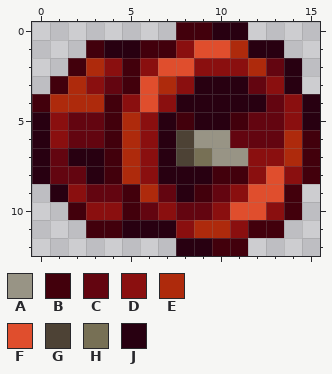
A pixel-art sprite gets an edit: Content/Items/Yoyos/Code3.png. That is the earlier state.
The file is 32x26 pixels, drawn in blocks of 2x2; one block is one cell here.
Palette (. is transparent): A #989485  B #42000c  C #630510  D #8a0f0f  E #ae2a0c  F #e04e2d  G #4d4235  H #777055  J #280011
Pixels before, first column x 0:
 0 ........BBJJ....
 1 ...BJJBBDFFEJJ..
 2 ..BEDBDFFDDDECJ.
 3 .BEDCBFEDJJJCDJ.
 4 BEEEBDFDJJJJJCDJ
 5 JDCCBEDJBJJBCCDJ
 6 JDCCBEDJGAACCCEB
 7 JCJJBEDJGHAADDEB
 8 JCCJBEDJJJBBDFDB
 9 .JDCCBECJBCDFFB.
10 ..BDDBCDCCDFFDB.
11 ...BBJJJDEEDBB..
12 ........JJBB....
After the commit:
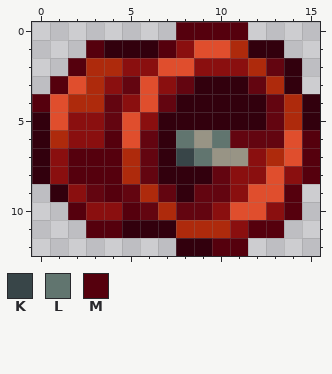
Colours new in this view: K #384548  L #61756f  M #55000d
Changes in this commit:
colour J: #280011 -> #32000d
y 0: x 8..11 BBJJ -> MMMM
y 1: x 3 B -> M; x 6..7 BB -> JM
y 2: x 2 B -> M; x 4..5 DB -> ED
y 3: x 1..5 BEDCB -> MFEDC; x 7..8 ED -> DC; x 13 D -> E
y 4: x 0..1 BE -> MF; x 4 B -> C; x 7 D -> C; x 14 D -> E
y 5: x 1..5 DCCBE -> FDDCF; x 8 B -> J; x 11..12 BC -> JJ; x 14 D -> E
y 6: x 1..6 DCCBED -> EDDMFC; x 8 G -> L; x 10 A -> L; x 14..15 EB -> FM
y 7: x 1..4 CJJB -> DMMM; x 6 D -> C; x 8..9 GH -> KL; x 13..15 DEB -> EFM
y 8: x 1..4 CCJB -> DMMM; x 6 D -> C; x 10..11 BB -> CD; x 15 B -> M
y 9: x 4..5 CB -> MC; x 9 B -> C; x 14 B -> M
y 10: x 2 B -> M; x 5 B -> M; x 7 D -> E; x 14 B -> M
y 11: x 3..4 BB -> MM; x 8 D -> E; x 12..13 BB -> MM
y 12: x 10..11 BB -> MM
Pixel boxes of the changes (left, top, right, bottom) in both pictures:
changed: (32, 22, 320, 256)
